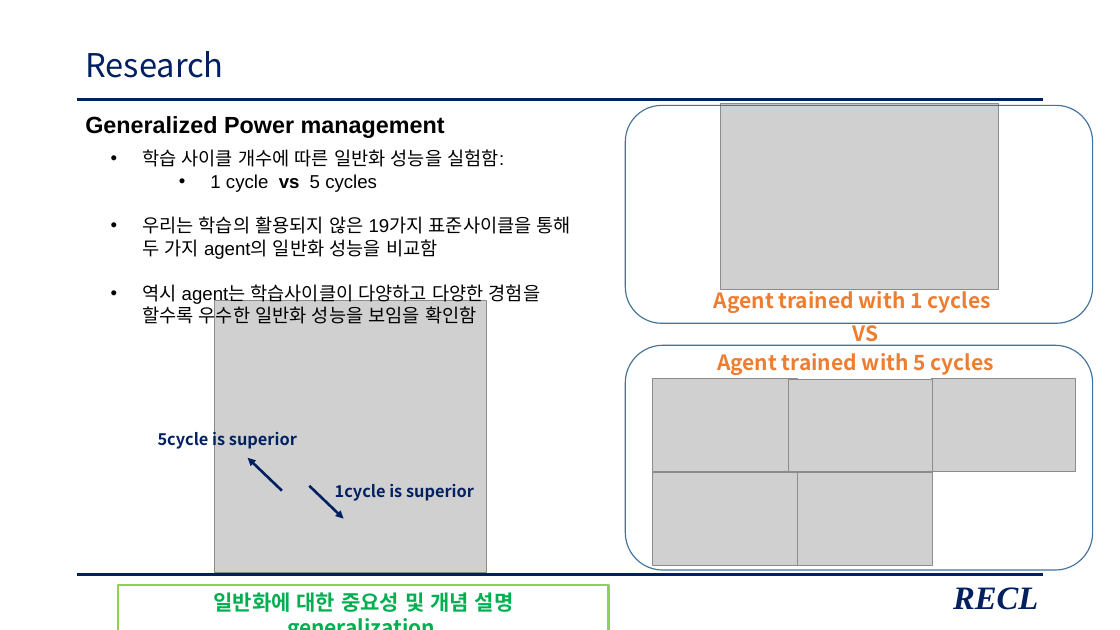
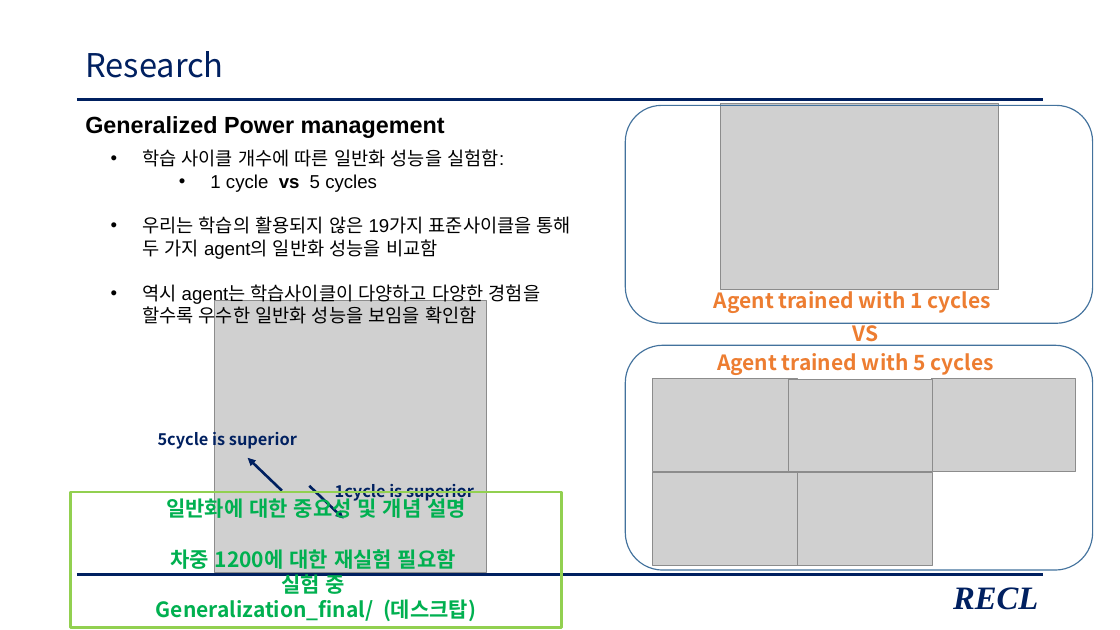
Before and after one commit to zidane89/experiment_essential, a slide deck: slide 22 of 발표자료_중안2.pptx. Drawn at 1120x630 pixels with LibreOffice and Linux fonts; fonts in the diff are those of the drawing; grey boxes stand for pictures. Boxes give left, top, right and bottom in pixels: in the first picture for what was removed or moved away, otherwise in the second. Text is boxed around its words. In the diff, an @@ line names an element or a change of style, - is before the commit and + after.

```diff
--- a/발표자료_중안2.pptx
+++ b/발표자료_중안2.pptx
@@ rectangle "일반화에 대한 중요성 및 개념 ...": place and size @@
-rectangle "일반화에 대한 중요성 및 개념 ..." at box(118, 585, 609, 630)
+rectangle "일반화에 대한 중요성 및 개념 ..." at box(71, 492, 561, 628)
@@ text in rectangle at box(156, 549, 476, 621): text changed @@
-generalization
+차중 1200에 대한 재실험 필요함
+실험 중
+Generalization_final/ (데스크탑)
```
Also in this commit, not shown: 12 other slides changed, 1 slide added.
